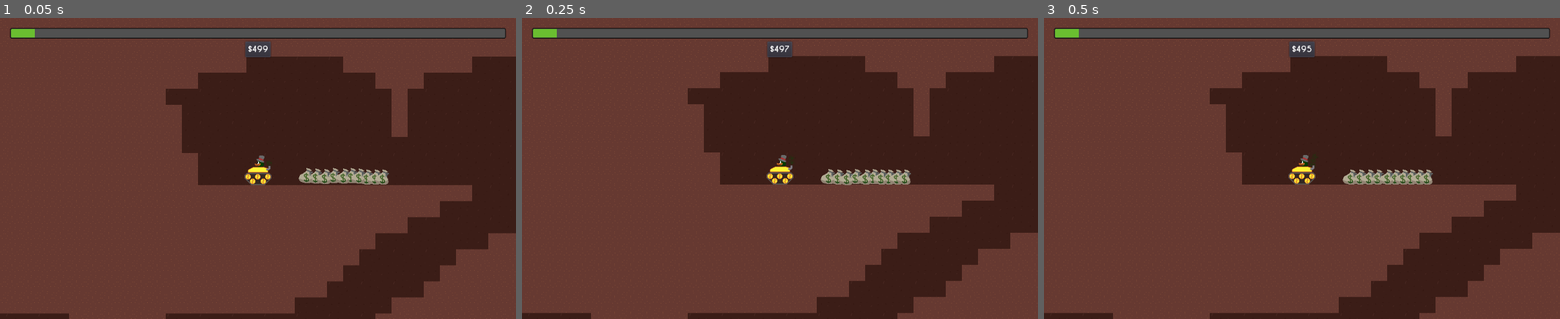
Above: before the commit, frames 1-3 (left to right).
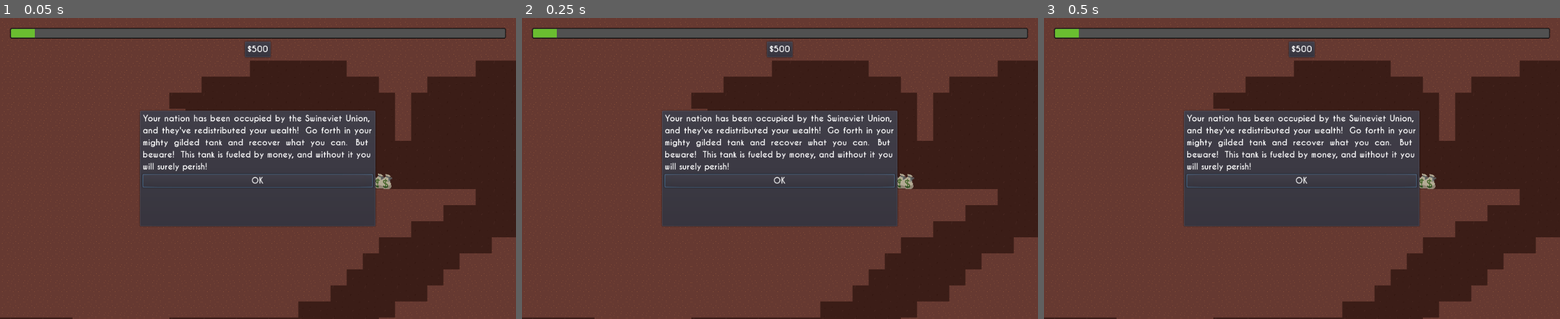
Above: after the commit, the same moments.

Repository: pizzasgood/Duck-Tank_LD44
Game: Godot game, scene res://main.tscn
The game is run twice, just before and just after one commit, with the same random seed, the same clock (stepped at 60 frames per second) and the same inputs.
Inputs:
- Up to frame 1 (0.05 s): no input
- Up to frame 2 (0.25 s): no input
- Up to frame 3 (0.5 s): no input

The runs differ from the first frame. In frame 1, 22% of the frame differs, in the area x 0-100%, y 1-100%; in frame 2, 22%; in frame 3, 22%.

Commit message:
PopupZone support

Diff:
--- /dev/null
+++ b/Level1.gd
@@ -0,0 +1,4 @@
+extends Node2D
+
+func _ready():
+	pass
--- a/Level1.tscn
+++ b/Level1.tscn
@@ -1,28 +1,31 @@
-[gd_scene load_steps=9 format=2]
+[gd_scene load_steps=11 format=2]
 
-[ext_resource path="res://bgs/cave1.png" type="Texture" id=1]
-[ext_resource path="res://tileset.tres" type="TileSet" id=2]
-[ext_resource path="res://entities/pickups/MoneyBag.tscn" type="PackedScene" id=3]
-[ext_resource path="res://entities/thug/Thug.tscn" type="PackedScene" id=4]
-[ext_resource path="res://bgs/shop_sign.png" type="Texture" id=5]
-[ext_resource path="res://gui/CannonOffer.tscn" type="PackedScene" id=6]
-[ext_resource path="res://entities/checkpoint_station/CheckpointStation.tscn" type="PackedScene" id=7]
+[ext_resource path="res://Level1.gd" type="Script" id=1]
+[ext_resource path="res://bgs/cave1.png" type="Texture" id=2]
+[ext_resource path="res://tileset.tres" type="TileSet" id=3]
+[ext_resource path="res://entities/pickups/MoneyBag.tscn" type="PackedScene" id=4]
+[ext_resource path="res://entities/popup_zone/PopupZone.tscn" type="PackedScene" id=5]
+[ext_resource path="res://entities/thug/Thug.tscn" type="PackedScene" id=6]
+[ext_resource path="res://bgs/shop_sign.png" type="Texture" id=7]
+[ext_resource path="res://gui/CannonOffer.tscn" type="PackedScene" id=8]
+[ext_resource path="res://entities/checkpoint_station/CheckpointStation.tscn" type="PackedScene" id=9]
 
 [sub_resource type="RectangleShape2D" id=1]
 extents = Vector2( 41.7021, 30.674 )
 
 [node name="Level1" type="Node2D"]
+script = ExtResource( 1 )
 
 [node name="CaveBackground" type="TextureRect" parent="."]
 margin_left = -1296.0
 margin_top = -219.0
 margin_right = 1592.0
 margin_bottom = 1706.0
-texture = ExtResource( 1 )
+texture = ExtResource( 2 )
 stretch_mode = 2
 
 [node name="TileMapMain" type="TileMap" parent="."]
-tile_set = ExtResource( 2 )
+tile_set = ExtResource( 3 )
 cell_size = Vector2( 32, 32 )
 format = 1
 tile_data = PoolIntArray( -458794, 536870919, 0, -458793, 536870919, 0, -458792, 536870919, 0, -458791, 536870919, 0, - …(177224 unchanged characters)…
@@ -34,41 +37,43 @@
 }
 
 [node name="Stash1" type="Node2D" parent="StarterCave"]
-editor/display_folded = true
 position = Vector2( -194.249, -508.932 )
 __meta__ = {
 "_edit_lock_": true
 }
 
-[node name="MoneyBag" parent="StarterCave/Stash1" instance=ExtResource( 3 )]
+[node name="MoneyBag" parent="StarterCave/Stash1" instance=ExtResource( 4 )]
 position = Vector2( 68.4581, 99.5289 )
 
-[node name="MoneyBag2" parent="StarterCave/Stash1" instance=ExtResource( 3 )]
+[node name="MoneyBag2" parent="StarterCave/Stash1" instance=ExtResource( 4 )]
 position = Vector2( 103.742, 99.5288 )
 
-[node name="MoneyBag3" parent="StarterCave/Stash1" instance=ExtResource( 3 )]
+[node name="MoneyBag3" parent="StarterCave/Stash1" instance=ExtResource( 4 )]
 position = Vector2( 134.278, 101.924 )
 
-[node name="MoneyBag4" parent="StarterCave/Stash1" instance=ExtResource( 3 )]
+[node name="MoneyBag4" parent="StarterCave/Stash1" instance=ExtResource( 4 )]
 position = Vector2( 151.043, 101.924 )
 
-[node name="MoneyBag5" parent="StarterCave/Stash1" instance=ExtResource( 3 )]
+[node name="MoneyBag5" parent="StarterCave/Stash1" instance=ExtResource( 4 )]
 position = Vector2( 88.1753, 100.128 )
 
-[node name="MoneyBag6" parent="StarterCave/Stash1" instance=ExtResource( 3 )]
+[node name="MoneyBag6" parent="StarterCave/Stash1" instance=ExtResource( 4 )]
 position = Vector2( 166.011, 102.522 )
 
-[node name="MoneyBag7" parent="StarterCave/Stash1" instance=ExtResource( 3 )]
+[node name="MoneyBag7" parent="StarterCave/Stash1" instance=ExtResource( 4 )]
 position = Vector2( 33.0915, 100.128 )
 
-[node name="MoneyBag8" parent="StarterCave/Stash1" instance=ExtResource( 3 )]
+[node name="MoneyBag8" parent="StarterCave/Stash1" instance=ExtResource( 4 )]
 position = Vector2( 51.6524, 100.726 )
 
-[node name="MoneyBag9" parent="StarterCave/Stash1" instance=ExtResource( 3 )]
+[node name="MoneyBag9" parent="StarterCave/Stash1" instance=ExtResource( 4 )]
 position = Vector2( 119.908, 100.128 )
 
-[node name="MoneyBag10" parent="StarterCave/Stash1" instance=ExtResource( 3 )]
+[node name="MoneyBag10" parent="StarterCave/Stash1" instance=ExtResource( 4 )]
 position = Vector2( 15.7281, 99.5288 )
+
+[node name="PopupZone" parent="StarterCave/Stash1" instance=ExtResource( 5 )]
+text = "Your nation has been occupied by the Swineviet Union, and they've redistributed your wealth!  Go forth in your mighty gilded tank and recover what you can.  But beware!  This tank is fueled by money, and without it you will surely perish!"
 
 [node name="Stash2" type="Node2D" parent="StarterCave"]
 editor/display_folded = true
--- a/entities/Poof.gd
+++ b/entities/Poof.gd
@@ -8,7 +8,7 @@
 
 func _reparent():
 	var pos = global_position
-	var new_parent = get_node("/root/main")
+	var new_parent = get_tree().get_current_scene()
 	get_parent().remove_child(self)
 	new_parent.add_child(self)
 	global_position = pos
--- /dev/null
+++ b/entities/popup_zone/PopupZone.gd
@@ -0,0 +1,16 @@
+extends Area2D
+
+export var text = "Lorem ipsum dolor sit amet, consectetur adipiscing elit."
+export var button_text = "OK"
+export var oneshot = true
+var viewed = false
+
+onready var basic_dialog = get_tree().get_current_scene().find_node("BasicDialog")
+
+func _ready():
+	pass
+
+func _on_PopupZone_body_entered(body):
+	if not viewed or not oneshot:
+		basic_dialog.msg(text, button_text)
+	viewed = true
--- /dev/null
+++ b/entities/popup_zone/PopupZone.tscn
@@ -0,0 +1,17 @@
+[gd_scene load_steps=3 format=2]
+
+[ext_resource path="res://entities/popup_zone/PopupZone.gd" type="Script" id=1]
+
+[sub_resource type="RectangleShape2D" id=1]
+extents = Vector2( 50.6228, 94.5402 )
+
+[node name="PopupZone" type="Area2D"]
+collision_layer = 0
+collision_mask = 2
+script = ExtResource( 1 )
+
+[node name="CollisionShape2D" type="CollisionShape2D" parent="."]
+position = Vector2( -55.4407, 56.9807 )
+shape = SubResource( 1 )
+
+[connection signal="body_entered" from="." to="." method="_on_PopupZone_body_entered"]
--- a/entities/tank/Tank.gd
+++ b/entities/tank/Tank.gd
@@ -37,11 +37,13 @@
 func _ready():
 	if Checkpoints.available() and Checkpoints.player_data:
 		load_data(Checkpoints.player_data)
+	rocket_exhaust.emitting = false
+	drive_exhaust.emitting = false
 
 func _process(delta):
 	if wealth <= 0:
 		main_body.modulate = Color(1, 0, 0, 1)
-		get_node("/root/main/GUI/GameOver").activate()
+		get_tree().get_current_scene().find_node("GameOver").activate()
 
 func _physics_process(delta):
 	_handle_input()
@@ -103,7 +105,7 @@
 	#firing?
 	if Input.is_action_just_pressed("fire") and can_fire:
 		var projectile = CashWad.instance()
-		get_node("/root/main").add_child(projectile)
+		get_tree().get_current_scene().add_child(projectile)
 		projectile.linear_velocity = velocity
 		projectile.global_transform = barrel_end.global_transform
 		projectile.apply_central_impulse(projectile_impulse * (barrel_end.global_position - barrel.global_position).normalized())
--- a/entities/thug/Thug.gd
+++ b/entities/thug/Thug.gd
@@ -41,7 +41,7 @@
 
 func _drop_loot_and_die():
 		var bag = MoneyBag.instance()
-		get_node("/root/main").add_child(bag)
+		get_tree().get_current_scene().add_child(bag)
 		bag.global_position = global_position
 		bag.linear_velocity = velocity
 		bag.money = money
@@ -78,7 +78,7 @@
 
 func _toss_bomb():
 	var projectile = Bomb.instance()
-	get_node("/root/main").add_child(projectile)
+	get_tree().get_current_scene().add_child(projectile)
 	projectile.global_position = global_position
 	projectile.linear_velocity = velocity
 	projectile.apply_central_impulse(100 * Vector2(direction.x, -1).normalized())
--- /dev/null
+++ b/gui/BasicDialog.gd
@@ -0,0 +1,19 @@
+extends Node2D
+
+onready var label : Label = find_node("Label")
+onready var button : Button = find_node("Button")
+
+func _ready():
+	visible = false
+
+func msg(message, button_text = "OK"):
+	get_tree().paused = true
+	label.text = message
+	button.text = button_text
+	position = get_viewport().size / 2
+	visible = true
+	button.grab_focus()
+
+func _on_Button_pressed():
+	visible = false
+	get_tree().paused = false
--- /dev/null
+++ b/gui/BasicDialog.tscn
@@ -0,0 +1,41 @@
+[gd_scene load_steps=3 format=2]
+
+[ext_resource path="res://gui/BasicDialog.gd" type="Script" id=1]
+[ext_resource path="res://fonts/default_font.tres" type="DynamicFont" id=2]
+
+[node name="BasicDialog" type="Node2D"]
+pause_mode = 2
+script = ExtResource( 1 )
+
+[node name="PanelContainer" type="PanelContainer" parent="."]
+margin_left = -235.903
+margin_top = -117.25
+margin_right = 235.097
+margin_bottom = 116.75
+__meta__ = {
+"_edit_group_": true
+}
+
+[node name="VBoxContainer" type="VBoxContainer" parent="PanelContainer"]
+margin_left = 7.0
+margin_top = 7.0
+margin_right = 464.0
+margin_bottom = 227.0
+
+[node name="Label" type="Label" parent="PanelContainer/VBoxContainer"]
+margin_right = 457.0
+margin_bottom = 189.0
+custom_fonts/font = ExtResource( 2 )
+text = "Lorem ipsum dolor sit amet, consectetur adipiscing elit. Donec sodales sagittis consectetur. Nulla ut suscipit erat. Ut nisi felis, vestibulum id aliquam at, euismod cursus lacus. Vivamus id lectus dui. Cras accumsan ante est, et porta dui pharetra vel. Morbi sed sem eget velit tincidunt maximus ultricies et eros. Donec nec porta ex, non tempor augue. Vestibulum neque mi, pharetra eget aliquam eget, posuere at quam. Nulla ut ex magna. "
+align = 3
+autowrap = true
+
+[node name="Button" type="Button" parent="PanelContainer/VBoxContainer"]
+margin_top = 193.0
+margin_right = 457.0
+margin_bottom = 220.0
+size_flags_horizontal = 3
+custom_fonts/font = ExtResource( 2 )
+text = "OK"
+
+[connection signal="pressed" from="PanelContainer/VBoxContainer/Button" to="." method="_on_Button_pressed"]
--- a/gui/CannonOffer.gd
+++ b/gui/CannonOffer.gd
@@ -12,7 +12,7 @@
 onready var steal_button : Button = find_node("Steal")
 onready var dismiss_button : Button = find_node("Dismiss")
 
-onready var mechanic_spawn = get_node("/root/main").find_node("MechanicSpawn")
+onready var mechanic_spawn = get_tree().get_current_scene().find_node("MechanicSpawn")
 
 var Thug = load("res://entities/thug/Thug.tscn")
 
--- a/gui/MainMenu.gd
+++ b/gui/MainMenu.gd
@@ -6,7 +6,7 @@
 
 func _ready():
 	visible = false
-	get_node("/root/main/BGM").playing = Checkpoints.music #this isn't really the appropriate place for this, but am in a hurry
+	get_tree().get_current_scene().find_node("BGM").playing = Checkpoints.music #this isn't really the appropriate place for this, but am in a hurry
 
 
 func _on_Exit_pressed():
@@ -18,12 +18,14 @@
 	get_tree().paused = false
 
 func _unhandled_input(event):
-	####
-	if event.is_action_pressed("ui_end"):
-		Checkpoints.set_checkpoint()
-	if event.is_action_pressed("ui_home"):
-		Checkpoints.restore_checkpoint()
-	####
+	#define some debug controls
+	if OS.is_debug_build():
+		#manual savepoints are useful
+		if event.is_action_pressed("ui_end"):
+			Checkpoints.set_checkpoint()
+		if event.is_action_pressed("ui_home"):
+			Checkpoints.restore_checkpoint()
+
 	if event.is_action_pressed("menu"):
 		if visible:
 			_on_Resume_pressed()
--- a/gui/WealthBar.tscn
+++ b/gui/WealthBar.tscn
@@ -26,7 +26,7 @@
 size_flags_horizontal = 3
 size_flags_vertical = 3
 step = 0.01
-value = 50.0
+value = 5.0
 texture_under = ExtResource( 2 )
 texture_progress = ExtResource( 3 )
 nine_patch_stretch = true
@@ -48,5 +48,5 @@
 margin_right = 48.0
 margin_bottom = 28.0
 custom_fonts/font = ExtResource( 4 )
-text = "$100"
+text = "$500"
 align = 1
--- a/main.tscn
+++ b/main.tscn
@@ -7,6 +7,7 @@
 [ext_resource path="res://gui/WealthBar.tscn" type="PackedScene" id=5]
 [ext_resource path="res://gui/MainMenu.tscn" type="PackedScene" id=6]
 [ext_resource path="res://gui/GameOver.tscn" type="PackedScene" id=7]
+[ext_resource path="res://gui/BasicDialog.tscn" type="PackedScene" id=8]
 
 [node name="main" type="Node"]
 
@@ -32,15 +33,18 @@
 [node name="Level1" parent="." instance=ExtResource( 3 )]
 
 [node name="Player" parent="." instance=ExtResource( 4 )]
-position = Vector2( 214.613, 223.191 )
+position = Vector2( 208.423, 214.679 )
 
 [node name="GUI" type="CanvasLayer" parent="."]
-editor/display_folded = true
 
 [node name="WealthBar" parent="GUI" instance=ExtResource( 5 )]
 visible = false
 
 [node name="MainMenu" parent="GUI" instance=ExtResource( 6 )]
+visible = false
 
 [node name="GameOver" parent="GUI" instance=ExtResource( 7 )]
 visible = false
+
+[node name="BasicDialog" parent="GUI" instance=ExtResource( 8 )]
+visible = false
Not shown: 3 places in Level1.tscn that only renumber resources
Not shown: 1 places in main.tscn that only renumber resources
